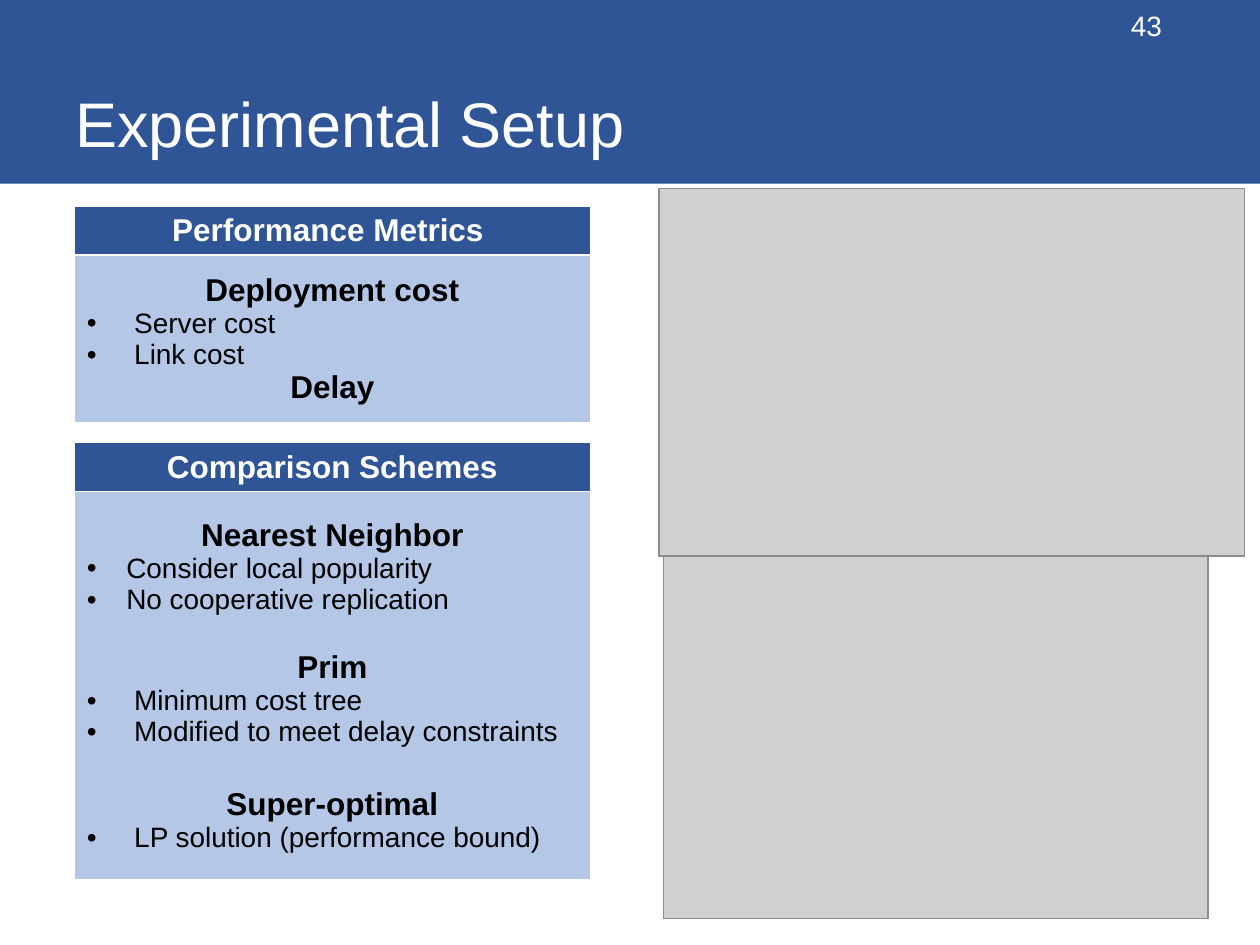
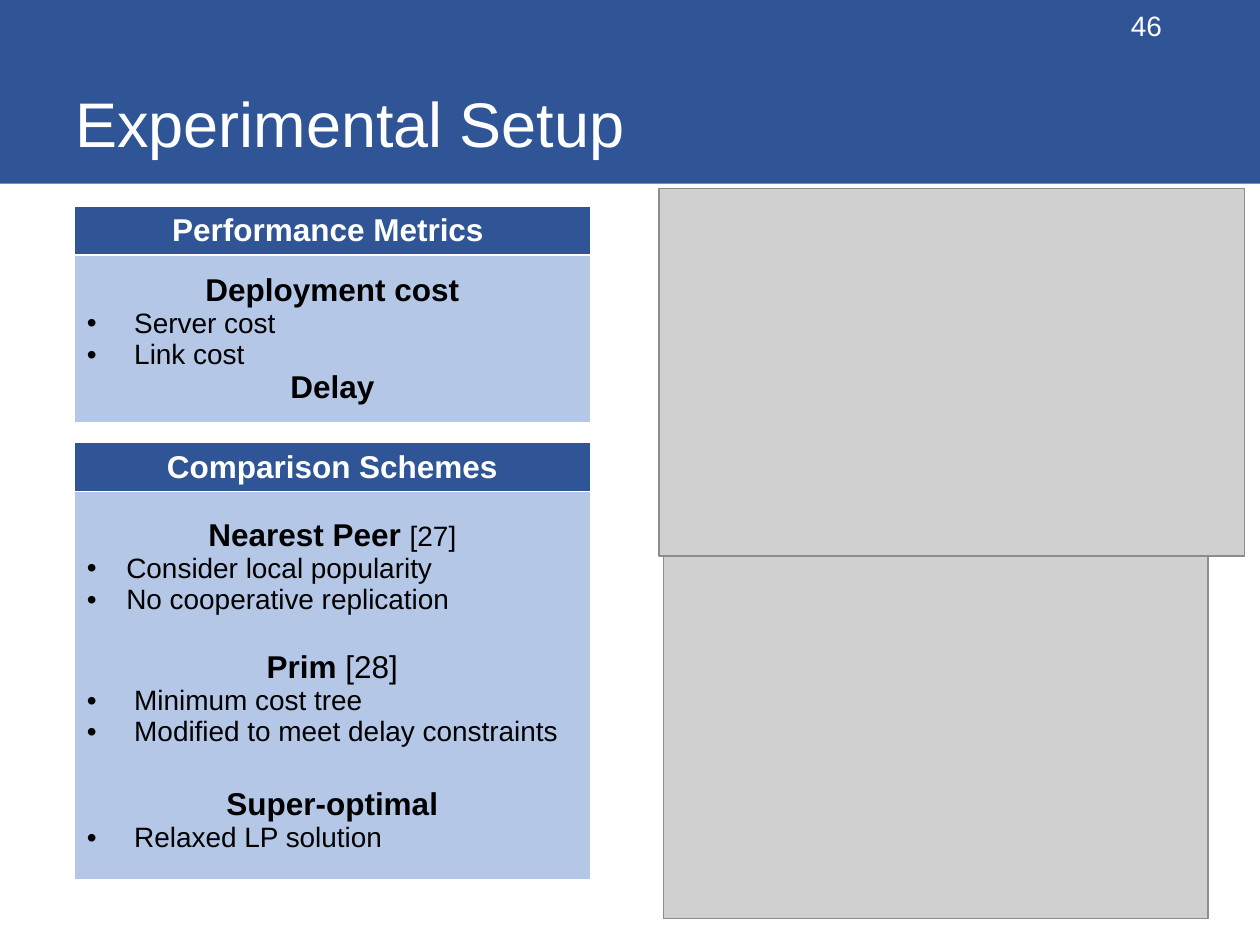
Before and after one commit to changzhangyu/changzhangyu.github.io, a slide deck: slide 46 of files/thesis/thesis.pptx (slide 43 before the commit). Drawn at 1260x945 pixels with LibreOffice and Linux fonts; fonts in the diff are those of the drawing; grey boxes stand for pictures. Boxes give left, top, right and bottom in pixels: in the first picture for what was removed or moved away, otherwise in the second. Text is boxed around its words. In the diff, an @@ line names an element or a change of style, - is before the commit and + after.

```diff
--- a/files/thesis/thesis.pptx
+++ b/files/thesis/thesis.pptx
@@ page number at [1131,16,1162,37]: text changed @@
-43
+46
@@ table at [74,442,590,881] @@
-row 2, column 1: Nearest Neighbor / Consider local popularity / No cooperative replication / Prim / Minimum cost tree / Modified to meet delay constraints / Super-optimal / LP solution (performance bound)
+row 2, column 1: Nearest Peer [27] / Consider local popularity / No cooperative replication / Prim [28] / Minimum cost tree / Modified to meet delay constraints / Super-optimal / Relaxed LP solution
```
Also in this commit, not shown: 29 other slides changed, 7 slides added, 1 slide removed, 1 other file.
